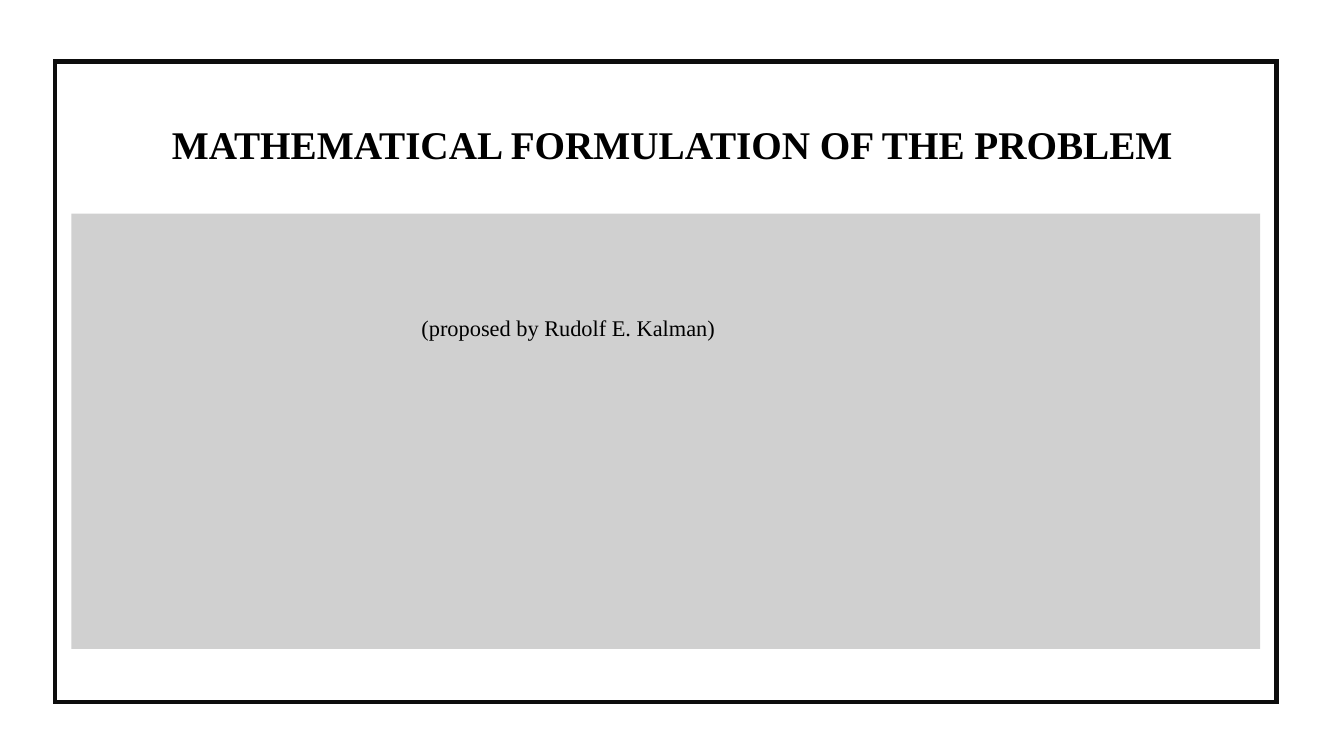
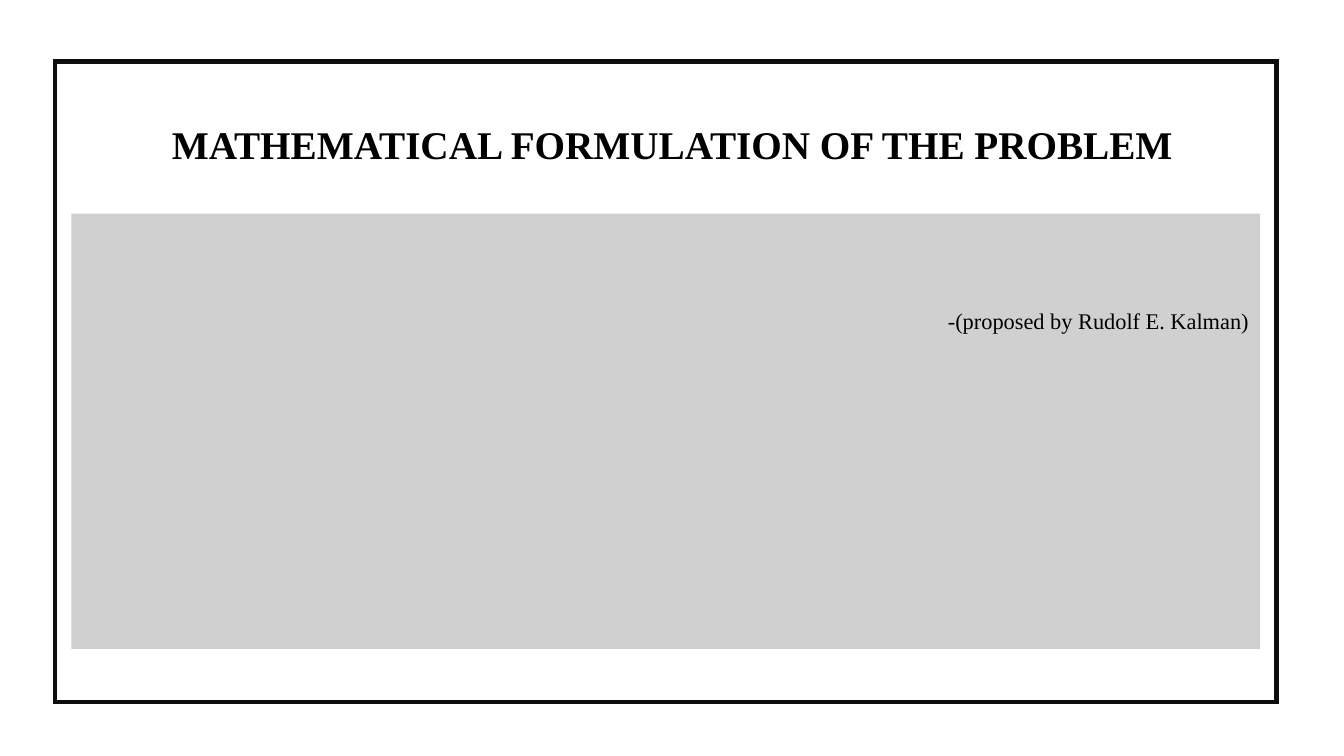
Before and after one commit to BhavyaMunnam/SMART-BATTERY-MANAGEMENT-AND-THERMAL-PROTECTION-SYSTEM-WITH-GSM-ALERTS-AND-CLOUD-INTEGRATION, a slide deck: slide 4 of SMART BATTERY MANAGEMENT AND THERMAL PROTECTION SYSTEM WITH.pptx. Drawn at 1344x756 pixels with LibreOffice and Linux fonts; fonts in the diff are those of the drawing; grey boxes stand for pictures. Boxes give left, top, right and bottom in pixels: in the first picture for what was removed or moved away, otherwise in the second. Text is boxed around its words. In the diff, an @@ line names an element or a change of style, - is before the commit and + after.

```diff
--- a/SMART BATTERY MANAGEMENT AND THERMAL PROTECTION SYSTEM WITH.pptx
+++ b/SMART BATTERY MANAGEMENT AND THERMAL PROTECTION SYSTEM WITH.pptx
@@ text at bbox=[948, 313, 1248, 334]: text changed @@
-(proposed by Rudolf E. Kalman)
+-(proposed by Rudolf E. Kalman)
```
Also in this commit, not shown: 4 other slides changed.
